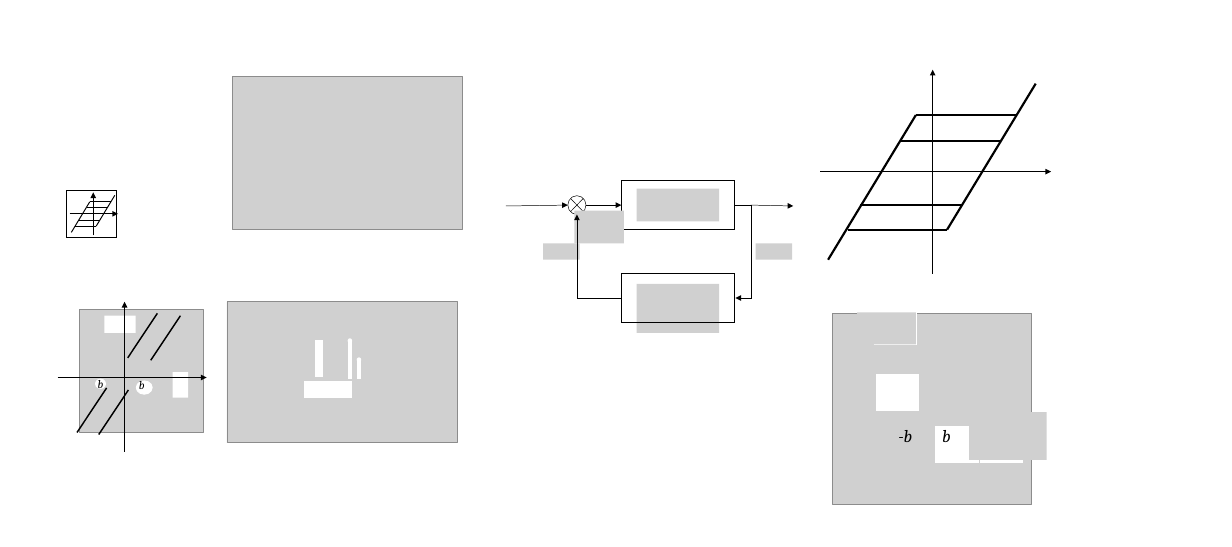
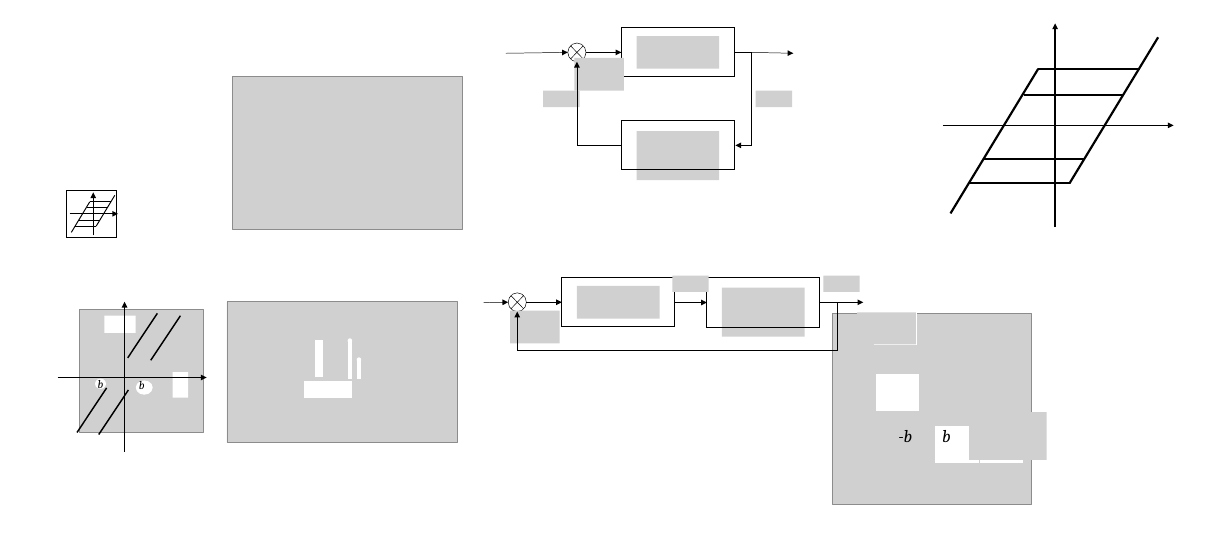
Before and after one commit to orku/graduation_work, a slide deck: slide 9 of txt/schemes.pptx (slide 8 before the commit). Drawn at 1232x547 pixels with LibreOffice and Linux fonts; fonts in the diff are those of the drawing; grey boxes stand for pictures. Boxes give left, top, right and bottom in pixels: in the first picture for what was removed or moved away, otherwise in the second. Text is boxed around its words. In the diff, an @@ line names an element or a change of style, - is before the commit and + after.

```diff
--- a/txt/schemes.pptx
+++ b/txt/schemes.pptx
@@ arrow moved from (932, 274) - (932, 70) to (1055, 227) - (1055, 24) @@
@@ picture added at <box>574,58,624,90</box> @@
@@ picture added at <box>636,36,719,69</box> @@
@@ 3 elbow arrows, 2 rectangles, 2 arrows, 1 picture, 1 flow chart summing junction: place and size @@
-3 elbow arrows, 2 rectangles, 2 arrows, 1 picture, 1 flow chart summing junction at <box>506,181,793,334</box>
+3 elbow arrows, 2 rectangles, 2 arrows, 1 picture, 1 flow chart summing junction at <box>506,28,793,181</box>
@@ picture added at <box>543,91,579,108</box> @@
@@ picture added at <box>756,91,792,108</box> @@
@@ arrow moved from (820, 172) - (1051, 172) to (943, 125) - (1174, 125) @@
@@ picture removed at <box>636,189,719,222</box> @@
@@ 6 lines: place and size @@
-6 lines at <box>828,83,1035,260</box>
+6 lines at <box>950,38,1158,213</box>
@@ picture removed at <box>543,243,579,260</box> @@
@@ picture removed at <box>756,243,792,260</box> @@
@@ flow chart summing junction added at <box>508,293,526,312</box>, outline #000000 0.5 pt @@
@@ rectangle added at <box>562,278,674,327</box>, outline #000000 1 pt @@
@@ picture added at <box>577,286,660,318</box> @@
@@ picture added at <box>672,276,708,293</box> @@
@@ rectangle added at <box>706,278,819,327</box>, outline #000000 1 pt @@
@@ picture added at <box>722,288,804,337</box> @@
@@ picture added at <box>823,276,859,293</box> @@
@@ arrow added from (484, 303) to (508, 302), #000000 0.5 pt @@
@@ picture: place and size @@
-picture at <box>574,211,624,243</box>
+picture at <box>510,311,560,343</box>
@@ elbow arrow added from (820, 302) to (517, 312), #000000 0.5 pt @@
@@ elbow arrow added from (526, 302) to (562, 302), #000000 0.5 pt @@
@@ elbow arrow added from (674, 302) to (706, 302), #000000 0.5 pt @@
@@ arrow added from (820, 302) to (863, 302), #000000 0.5 pt @@
```
Also in this commit, not shown: 1 other slide changed, 4 slides added, 26 other files.
